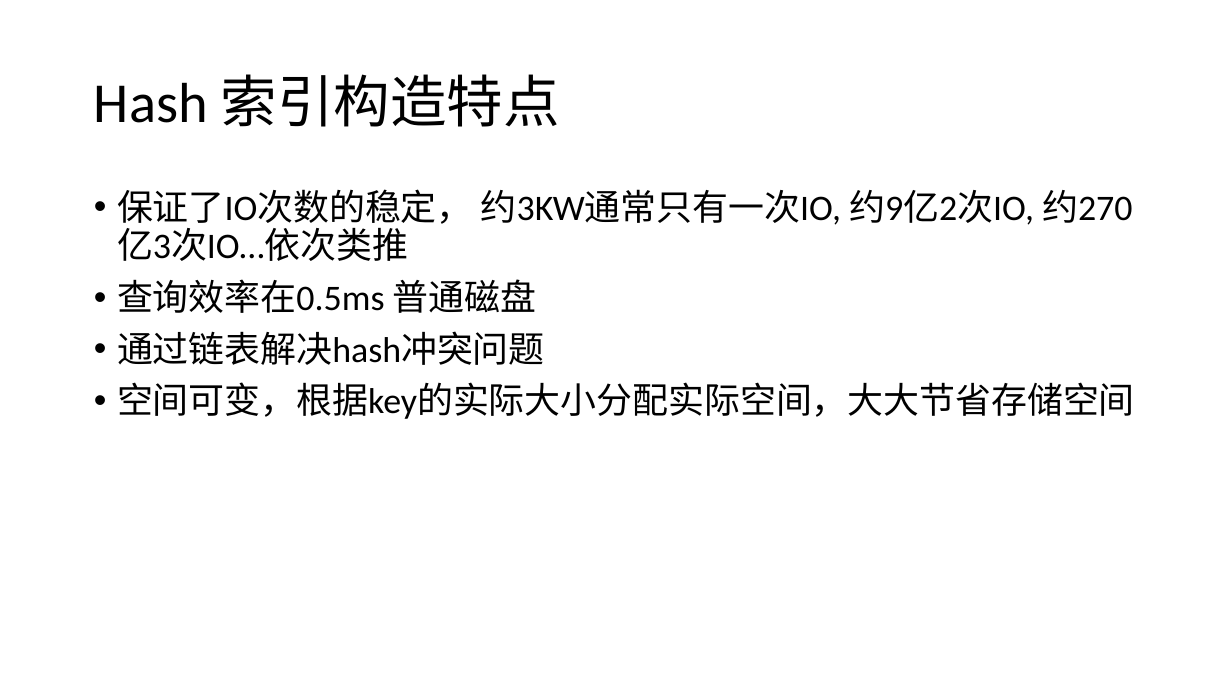
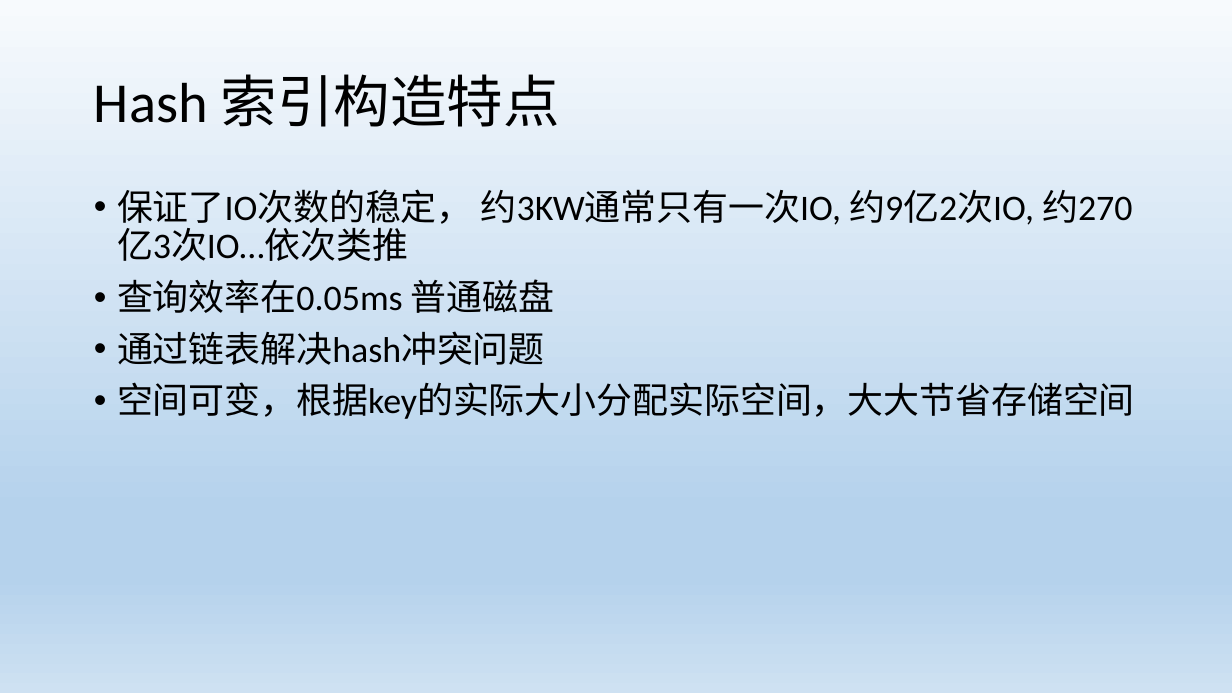
Before and after one commit to zoujunrong/weclu, a slide deck: slide 10 of weclu.pptx (slide 8 before the commit). Drawn at 1232x693 pixels with LibreOffice and Linux fonts; fonts in the diff are those of the drawing. Boxes give left, top, right and bottom in pixels: in the first picture for what was removed or moved away, otherwise in the second. Text is boxed around its words. In the diff, an @@ line names an element or a change of style, - is before the commit and + after.

```diff
--- a/weclu.pptx
+++ b/weclu.pptx
@@ background #FFFFFF to gradient #F7FAFD to #B5D2EC to #CEE1F2 @@
@@ text at (x1=117, y1=279, x2=555, y2=313): text changed @@
-• 查询效率在0.5ms 普通磁盘
+• 查询效率在0.05ms 普通磁盘
```
Also in this commit, not shown: 12 other slides changed, 8 slides added, 1 slide removed, 9 other files.
